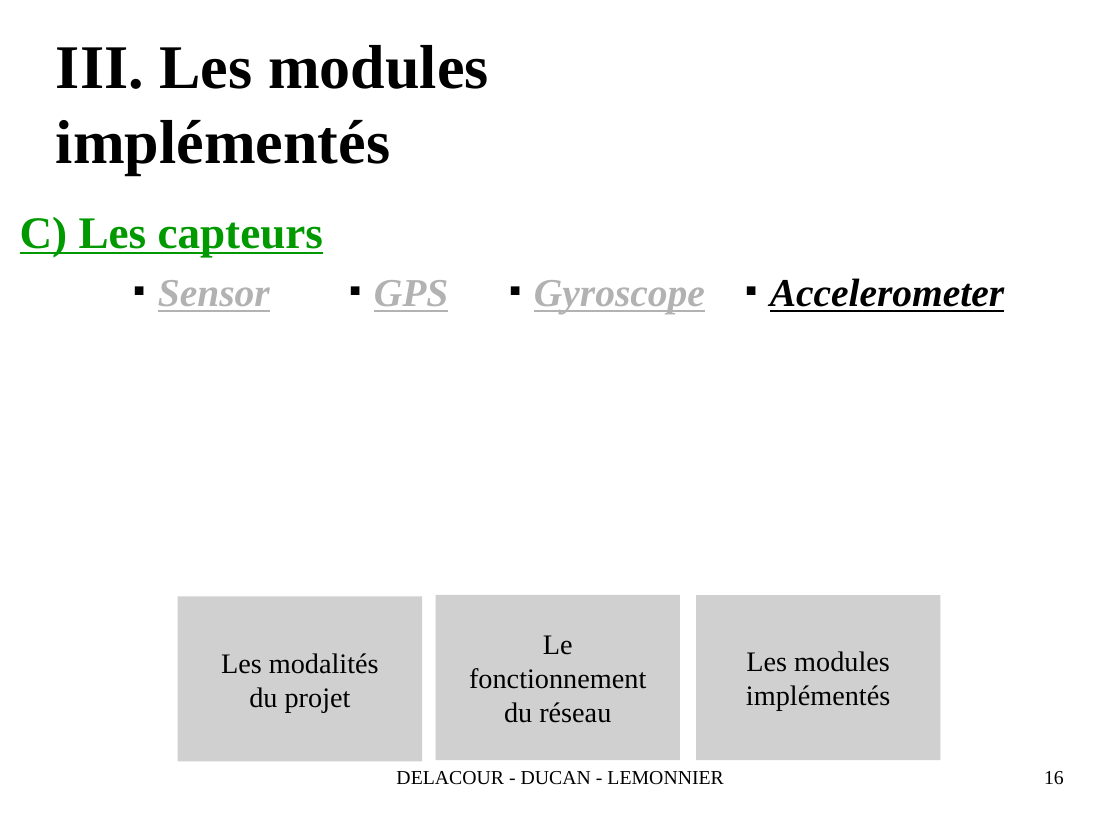
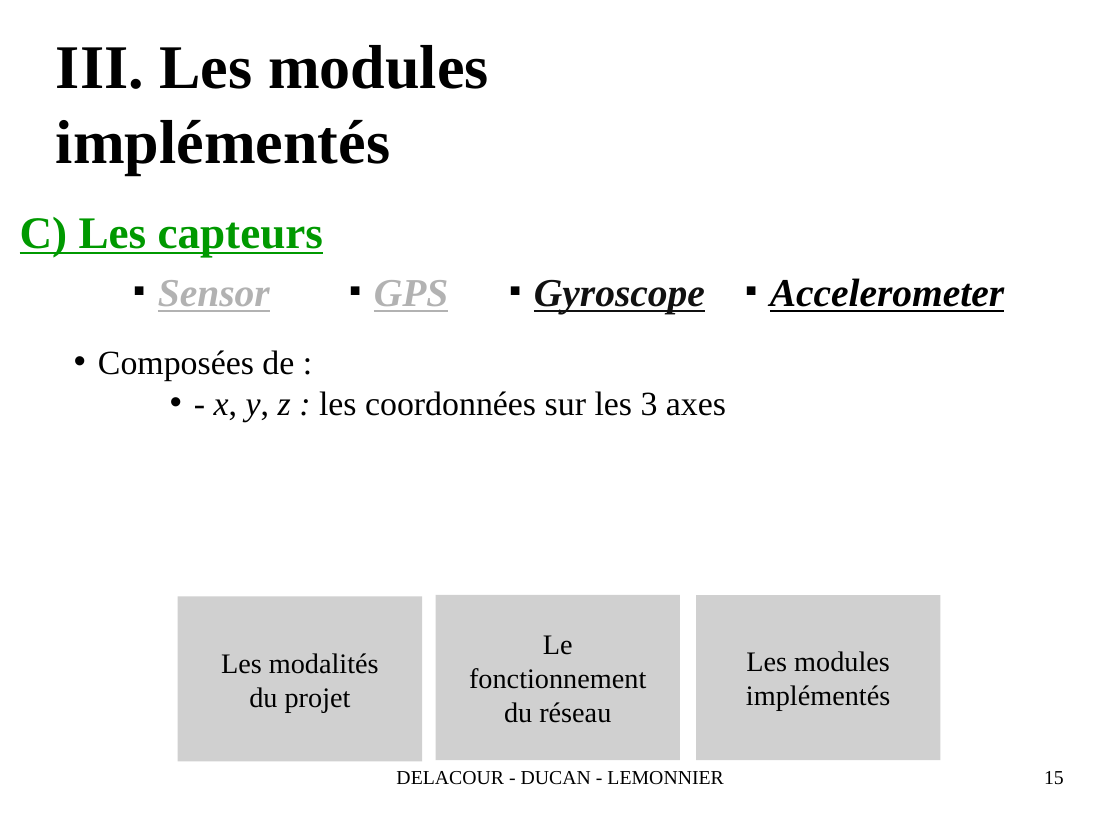
Before and after one commit to QuentinLem/ProjetTech-AutoPilot, a slide deck: slide 15 of doc/SoutenanceProjetReseau2016.odp (slide 16 before the commit). Drawn at 1120x840 pixels with LibreOffice and Linux fonts; fonts in the diff are those of the drawing; grey boxes stand for pictures; background and template pictures are left out. Boxes give left, top, right and bottom in pixels: in the first picture for what was removed or moved away, otherwise in the second. Text is boxed around its words. In the diff, an @@ line names an element or a change of style, - is before the commit and + after.

```diff
--- a/doc/SoutenanceProjetReseau2016.odp
+++ b/doc/SoutenanceProjetReseau2016.odp
@@ text "Gyroscope" at box(534, 280, 705, 314): text colour #B2B2B2 to #111111 @@
@@ text added at box(98, 350, 726, 422), 24 pt, text #000000 @@
+• Composées de :
+        • - x, y, z : les coordonnées sur les 3 axes
@@ page number at box(1044, 771, 1064, 785): text changed @@
-16
+15
```
Also in this commit, not shown: 2 other slides changed, 1 slide removed.
